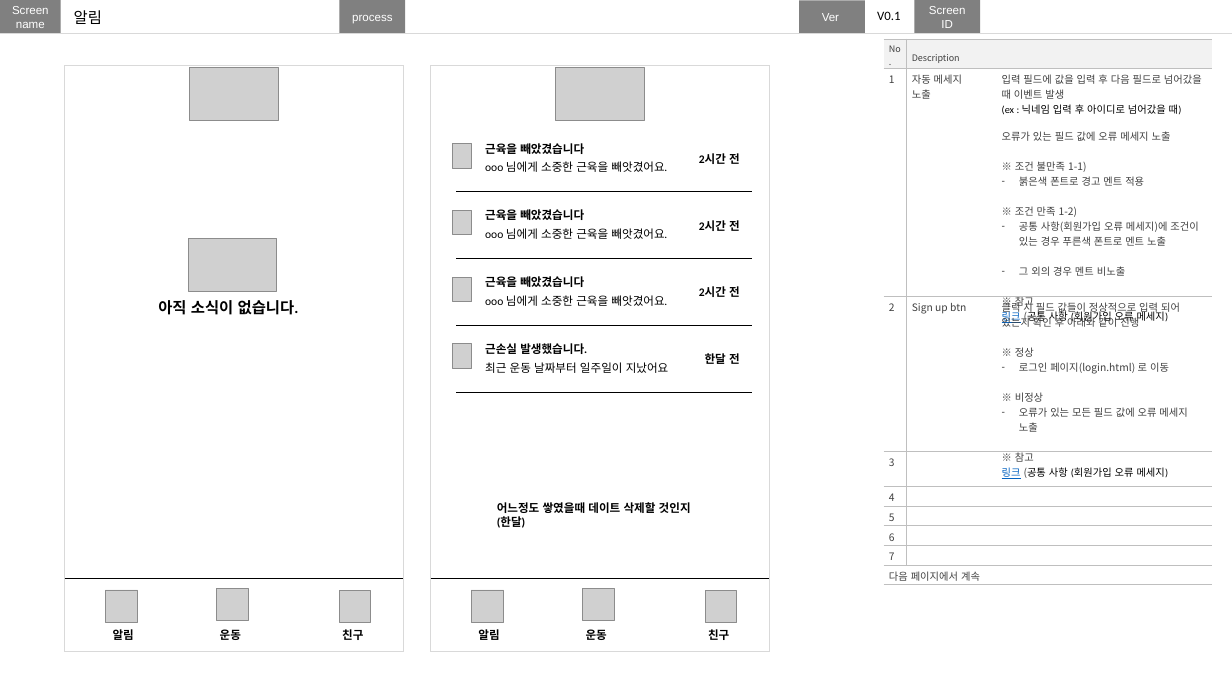
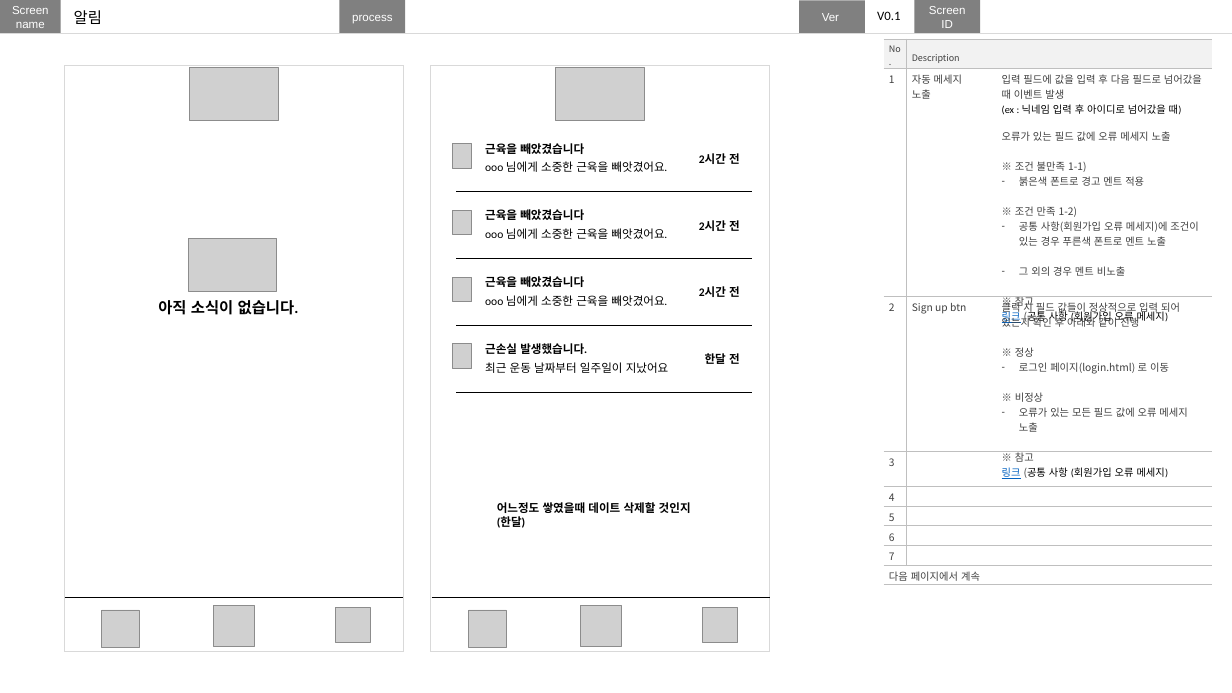
Before and after one commit to nohminkyoung/Final_project, a slide deck: slide 32 of finalproject_화면설계.pptx (slide 28 before the commit). Drawn at 1232x693 pixels with LibreOffice and Linux fonts; fonts in the diff are those of the drawing; grey boxes stand for pictures. Boxes give left, top, right and bottom in pixels: in the first picture for what was removed or moved away, otherwise in the second. Text is boxed around its words. In the diff, an @@ line names an element or a change of style, - is before the commit and + after.

```diff
--- a/finalproject_화면설계.pptx
+++ b/finalproject_화면설계.pptx
@@ line moved from (65, 579) - (403, 579) to (65, 598) - (403, 598) @@
@@ picture removed at bbox=[105, 590, 138, 622] @@
@@ picture removed at bbox=[217, 589, 249, 620] @@
@@ picture removed at bbox=[340, 592, 372, 623] @@
@@ line moved from (431, 579) - (769, 579) to (432, 598) - (771, 598) @@
@@ picture removed at bbox=[471, 590, 504, 622] @@
@@ picture removed at bbox=[583, 589, 615, 620] @@
@@ picture removed at bbox=[706, 592, 738, 623] @@
@@ picture added at bbox=[102, 610, 139, 647] @@
@@ text removed at bbox=[113, 629, 134, 640] @@
-알림
@@ picture added at bbox=[213, 605, 254, 646] @@
@@ text removed at bbox=[220, 629, 241, 640] @@
-운동
@@ picture added at bbox=[335, 607, 371, 642] @@
@@ text removed at bbox=[342, 629, 363, 640] @@
-친구
@@ picture added at bbox=[469, 610, 506, 647] @@
@@ text removed at bbox=[478, 629, 499, 640] @@
-알림
@@ picture added at bbox=[580, 605, 621, 646] @@
@@ text removed at bbox=[586, 629, 607, 640] @@
-운동
@@ picture added at bbox=[702, 607, 738, 642] @@
@@ text removed at bbox=[708, 629, 729, 640] @@
-친구
```
Also in this commit, not shown: 16 other slides changed, 5 slides added.
